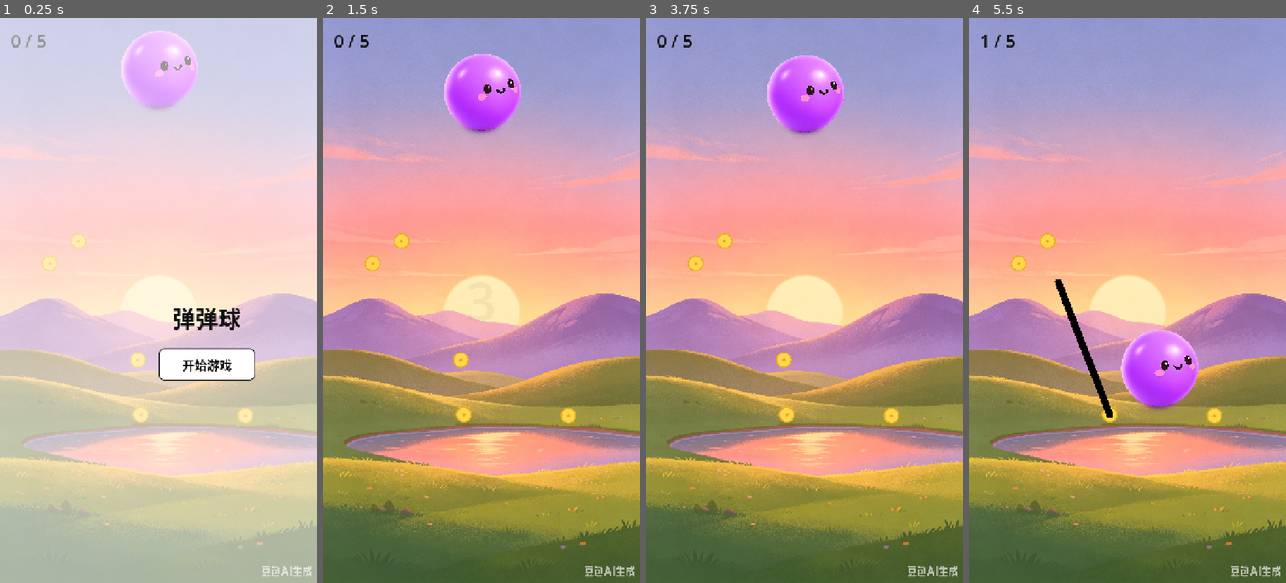
Above: before the commit, frames 1-4 (left to right).
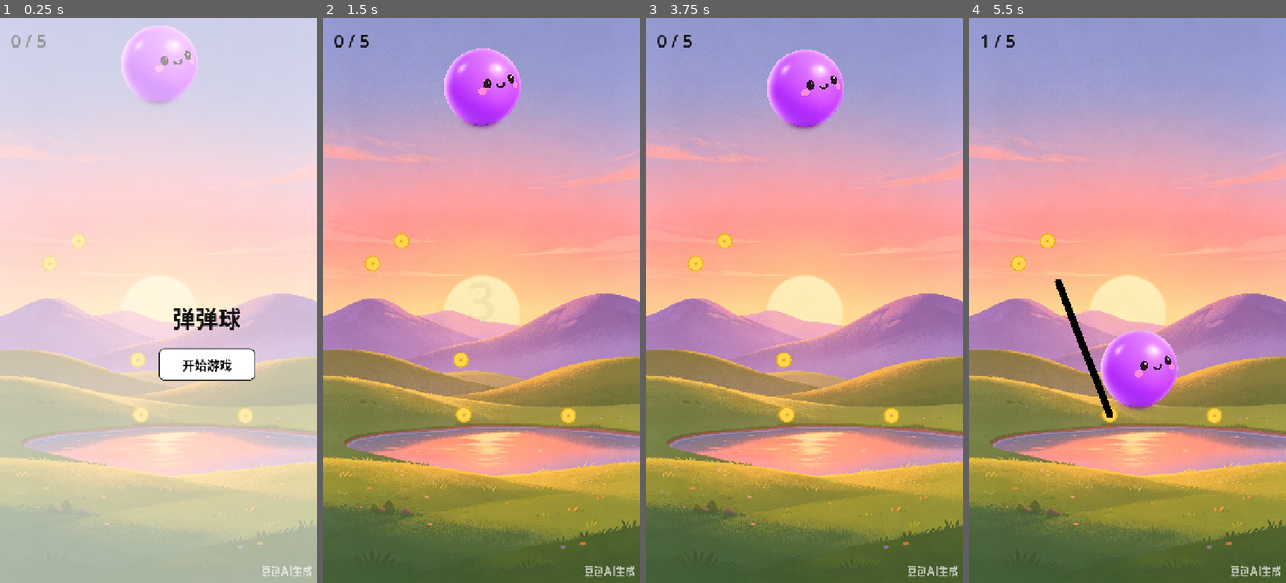
Above: after the commit, the same moments.

Repository: day-dreamer-11/bounce-line-
Game: Godot game, scene res://scenes/TrailDemo.tscn
Same seed, same stepped clock (60 frames per second), same inputs: the game is played once before the commit and once after it.
Inputs (mouse positions are in pixels of both pictures, inside the frame that each line leads up to):
- Up to frame 1 (0.25 s): no input
- Up to frame 2 (1.5 s): click "开始游戏" at 0.5 s; tap Enter at 1.25 s; move the mouse to (551, 272) at 1.27 s; click (551, 272) at 1.42 s
- Up to frame 3 (3.75 s): tap Space at 2, 3.5 s; drag from (741, 328) to (890, 413) at 2.02 s; tap Enter at 2.75 s; move the mouse to (836, 176) at 2.77 s; click (836, 176) at 2.92 s; drag from (788, 413) to (696, 260) at 3.52 s
- Up to frame 4 (5.5 s): move the mouse to (1222, 385) at 4.27 s; click (1222, 385) at 4.42 s; drag from (1032, 215) to (1108, 413) at 5.02 s

The runs differ from the first frame. In frame 1, 0.7% of the frame differs, in the area x 38-63%, y 1-17%; in frame 2, 1.1%; in frame 3, 1.1%; in frame 4, 2.8%, in the area x 41-73%, y 55-70%.

Commit message:
tweak: Reduce collision radius further (divisor 4→6)
Co-Authored-By: Claude Opus 4.7 <noreply@anthropic.com>

Diff:
--- a/scripts/ball.gd
+++ b/scripts/ball.gd
@@ -29,7 +29,7 @@
 	sprite.scale = Vector2(BALL_SCALE, BALL_SCALE)
 	add_child(sprite)
 
-	var displayed_radius: float = tex.get_width() * BALL_SCALE / 4.0
+	var displayed_radius: float = tex.get_width() * BALL_SCALE / 6.0
 	var shape := CircleShape2D.new()
 	shape.radius = displayed_radius
 	$CollisionShape2D.shape = shape
